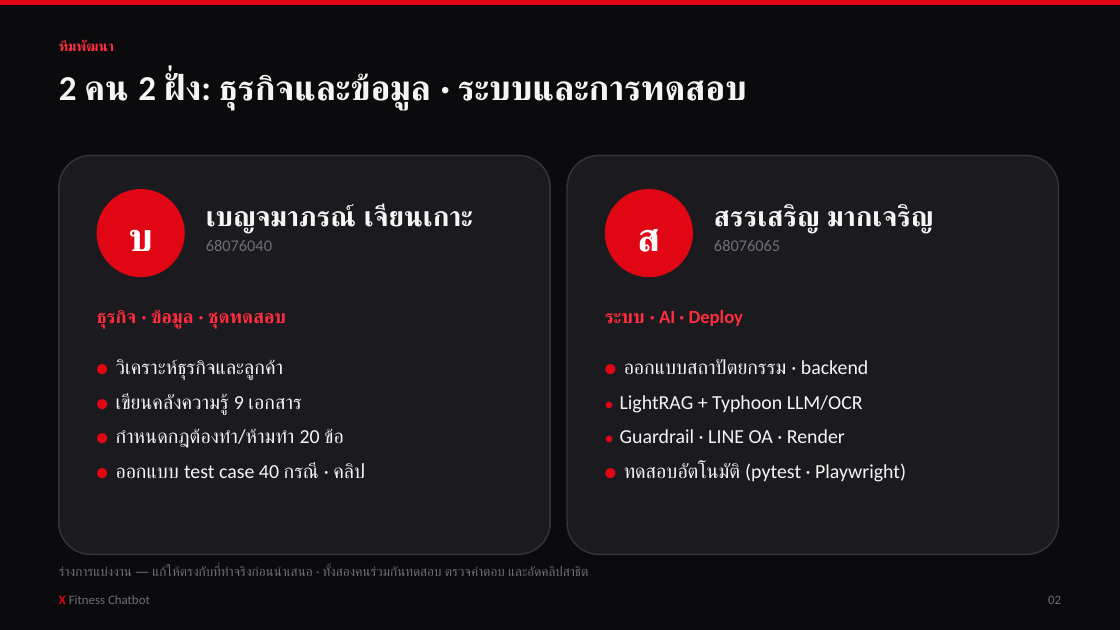
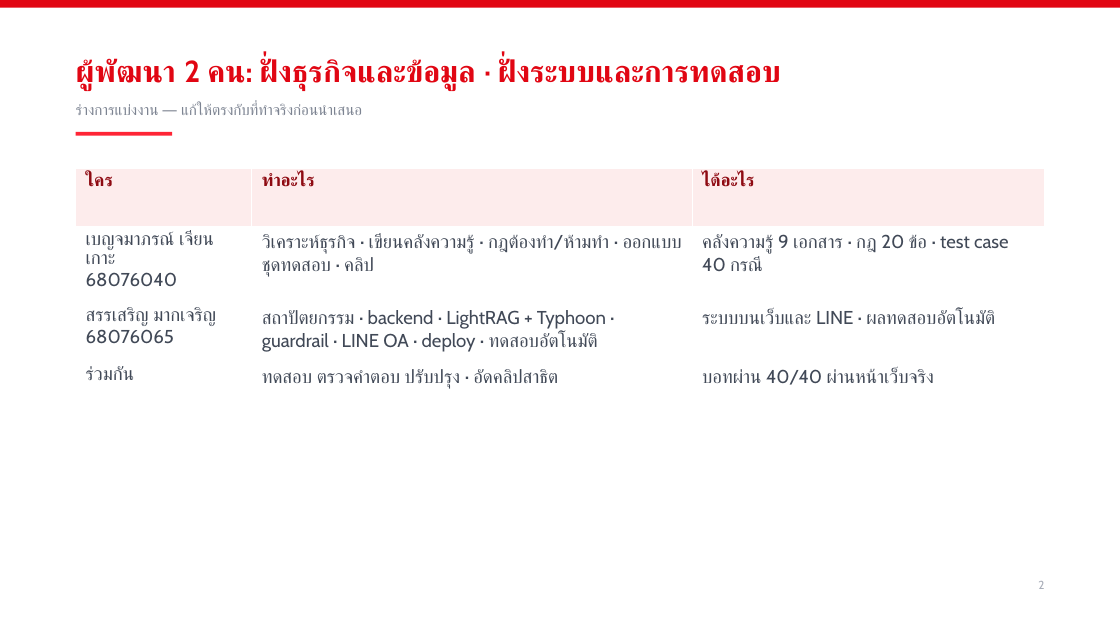
Before and after one commit to sansernonline/chatbot-project, a slide deck: slide 2 of docs/XFitness-Chatbot_Presentation_v1.0.pptx. Drawn at 1120x630 pixels with LibreOffice and Linux fonts; fonts in the diff are those of the drawing. Boxes give left, top, right and bottom in pixels: in the first picture for what was removed or moved away, otherwise in the second. Text is boxed around its words. In the diff, an @@ line names an element or a change of style, - is before the commit and + after.

```diff
--- a/docs/XFitness-Chatbot_Presentation_v1.0.pptx
+++ b/docs/XFitness-Chatbot_Presentation_v1.0.pptx
@@ background #0B0B0D to #FFFFFF @@
@@ text removed at [59,40,114,52] @@
-ทีมพัฒนา
@@ text at [76,58,781,90]: text changed; size 30 to 26 pt; font Calibri to Cabin; text colour #F5F5F4 to #E10613 @@
-2 คน 2 ฝั่ง: ธุรกิจและข้อมูล · ระบบและการทดสอบ
+ผู้พัฒนา 2 คน: ฝั่งธุรกิจและข้อมูล · ฝั่งระบบและการทดสอบ
@@ text at [76,103,362,115]: text changed; size 11.5 to 13 pt; font Calibri to Cabin; text colour #6E6E78 to #7D8492 @@
-ร่างการแบ่งงาน — แก้ให้ตรงกับที่ทำจริงก่อนนำเสนอ · ทั้งสองคนร่วมกันทดสอบ ตรวจคำตอบ และอัดคลิปสาธิต
+ร่างการแบ่งงาน — แก้ให้ตรงกับที่ทำจริงก่อนนำเสนอ
@@ rectangle added at [76,132,172,135], fill #FF2536 @@
@@ rounded rectangle removed at [59,155,550,555] @@
@@ table added at [76,168,1044,403], 4 rows, 3 columns @@
+ใคร | ทำอะไร | ได้อะไร
+เบญจมาภรณ์ เจียนเกาะ / 68076040 | วิเคราะห์ธุรกิจ · เขียนคลังความรู้ · กฎต้องทำ/ห้ามทำ · ออกแบบชุดทดสอบ · คลิป | คลังความรู้ 9 เอกสาร · กฎ 20 ข้อ · test case 40 กรณี
+สรรเสริญ มากเจริญ / 68076065 | สถาปัตยกรรม · backend · LightRAG + Typhoon · guardrail · LINE OA · deploy · ทดสอบอัตโนมัติ | ระบบบนเว็บและ LINE · ผลทดสอบอัตโนมัติ
+ร่วมกัน | ทดสอบ ตรวจคำตอบ ปรับปรุง · อัดคลิปสาธิต | บอทผ่าน 40/40 ผ่านหน้าเว็บจริง
@@ rounded rectangle removed at [567,155,1059,555] @@
@@ ellipse removed at [97,189,185,277] @@
@@ text removed at [206,204,473,251] @@
-เบญจมาภรณ์ เจียนเกาะ
-68076040
@@ ellipse removed at [605,189,693,277] @@
@@ text removed at [714,204,933,251] @@
-สรรเสริญ มากเจริญ
-68076065
@@ text removed at [128,230,153,251] @@
-บ
@@ text removed at [637,229,660,252] @@
-ส
@@ text removed at [97,309,286,329] @@
-ธุรกิจ · ข้อมูล · ชุดทดสอบ
@@ text removed at [605,310,743,326] @@
-ระบบ · AI · Deploy
@@ text removed at [116,359,365,478] @@
-● วิเคราะห์ธุรกิจและลูกค้า
-● เขียนคลังความรู้ 9 เอกสาร
-● กำหนดกฎต้องทำ/ห้ามทำ 20 ข้อ
-● ออกแบบ test case 40 กรณี · คลิป
@@ text removed at [620,359,906,482] @@
-● ออกแบบสถาปัตยกรรม · backend
-● LightRAG + Typhoon LLM/OCR
-● Guardrail · LINE OA · Render
-● ทดสอบอัตโนมัติ (pytest · Playwright)
@@ text removed at [59,595,150,604] @@
-X Fitness Chatbot
@@ text added at [1038,581,1044,589], 10 pt, text #A9AEB9 @@
+2
@@ text removed at [1048,596,1061,604] @@
-02
```
Also in this commit, not shown: 5 other slides changed, 18 slides added, 9 slides removed, 9 other files.
